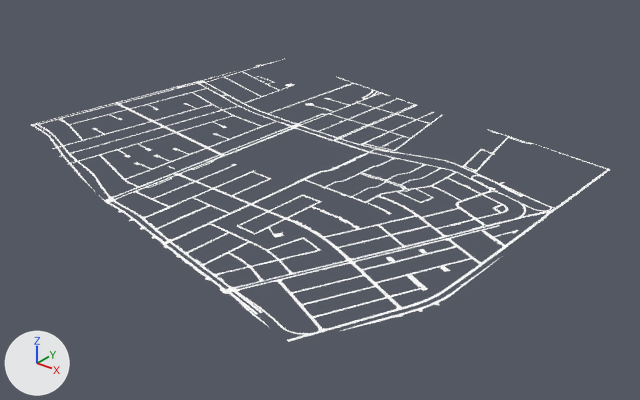
The glTF model docs/secciones/suelo_Vias.glb: old version first, new version second.
One viewpoint serves both versions: a camera (50 mm lens) standing at (1897.0, -2182.0, 1220.0) and looking at (141.0, 14.0, -141.0). Lighting does not change. The marker at lower left points along +X, +Y and +Z. The first picture is the older version. Vertices at exactly the same position are counted once.

The older version as bpy lines, for what is in view:
```python
mat_vias = principled_material('Vias')
mat_vias.base_color = (1.0, 1.0, 1.0)  # white #ffffff
mat_vias.roughness = 0.9
me_vias = bpy.data.meshes.new('Vias')
me_vias.from_pydata(...)  # 6334 vertices, 6847 faces; spans x -950.0..955.0, y -875.0..865.0, z 1.0..13.0
me_vias.materials.append(mat_vias)  # white #ffffff
ob_suelo_vias = bpy.data.objects.new('Suelo_Vias', me_vias)
ob_suelo_vias.location = (0.0, 0.0, 0.0)
```
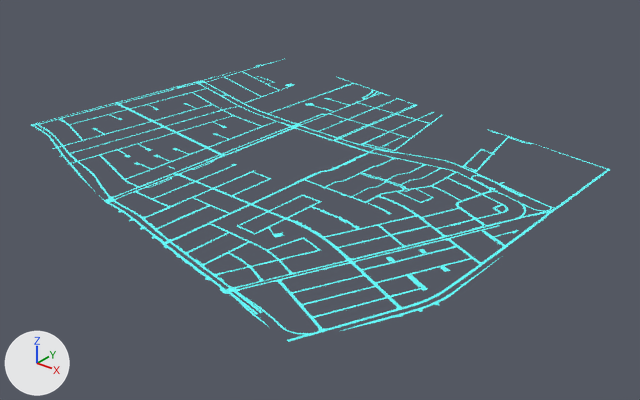
Location of each change, (x1, y1, x2, y2) in pixels of the pictures (640 x 400 px):
'Suelo_Vias', recoloured
    both: (31, 59, 611, 342)

Diff of the bpy script that builds the scene:
```diff
--- a/docs/secciones/suelo_Vias.glb.py
+++ b/docs/secciones/suelo_Vias.glb.py
@@ mat_vias @@
 n0 = _N.new('ShaderNodeBsdfPrincipled'); n0.name = 'Principled BSDF'
-n0.inputs[0].default_value = (1.0, 1.0, 1.0, 1.0)  # 'Base Color', white #ffffff
 n0.inputs[2].default_value = 0.9  # 'Roughness'
 n1 = _N.new('ShaderNodeOutputMaterial'); n1.name = 'Material Output'
+n2 = _N.new('ShaderNodeVertexColor'); n2.name = 'Color Attribute'
 _L.new(n0.outputs[0], n1.inputs[0])  # 'BSDF' to 'Surface'
+_L.new(n2.outputs[0], n0.inputs[0])  # 'Color' to 'Base Color'
@@ me_vias @@
 me_vias.from_pydata(...)  # 6334 vertices, 6847 faces; spans x -950.0..955.0, y -875.0..865.0, z 1.0..13.0
 # used by ob_suelo_vias; location = (0.0, 0.0, 0.0)
+# me_vias part 1: vertex colours changed
 me_vias.materials.append(mat_vias)
```
